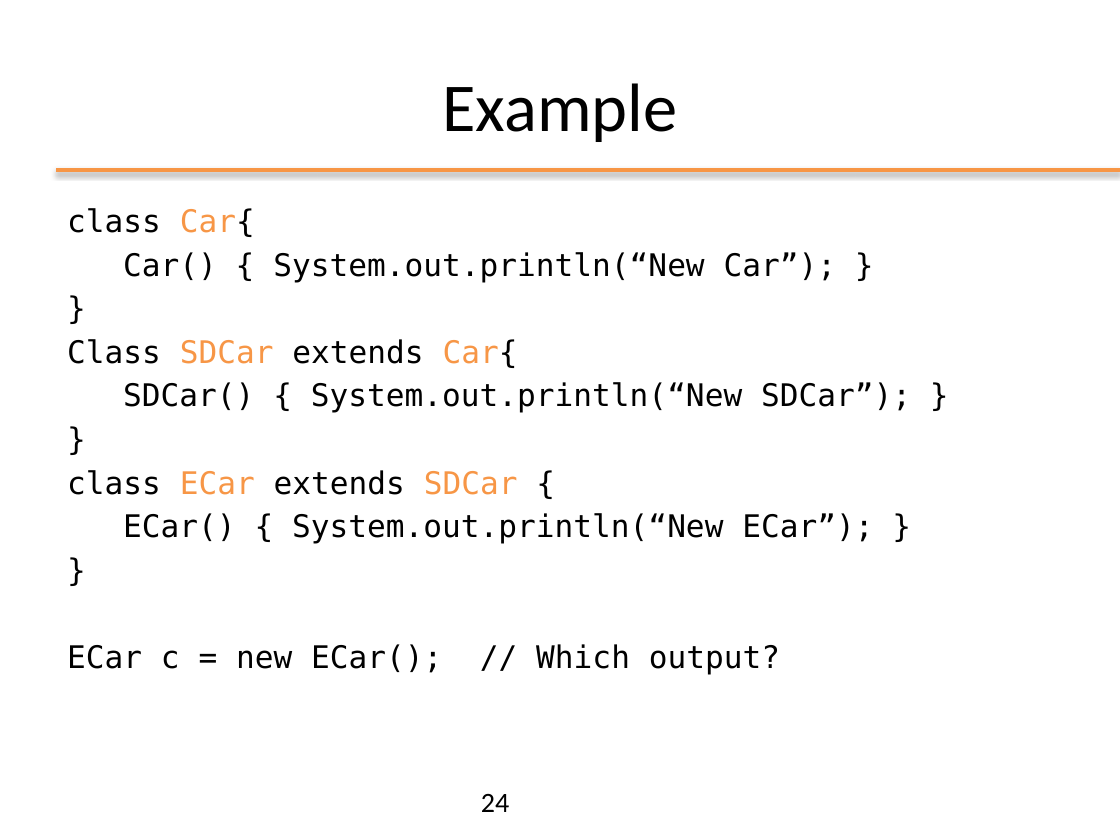
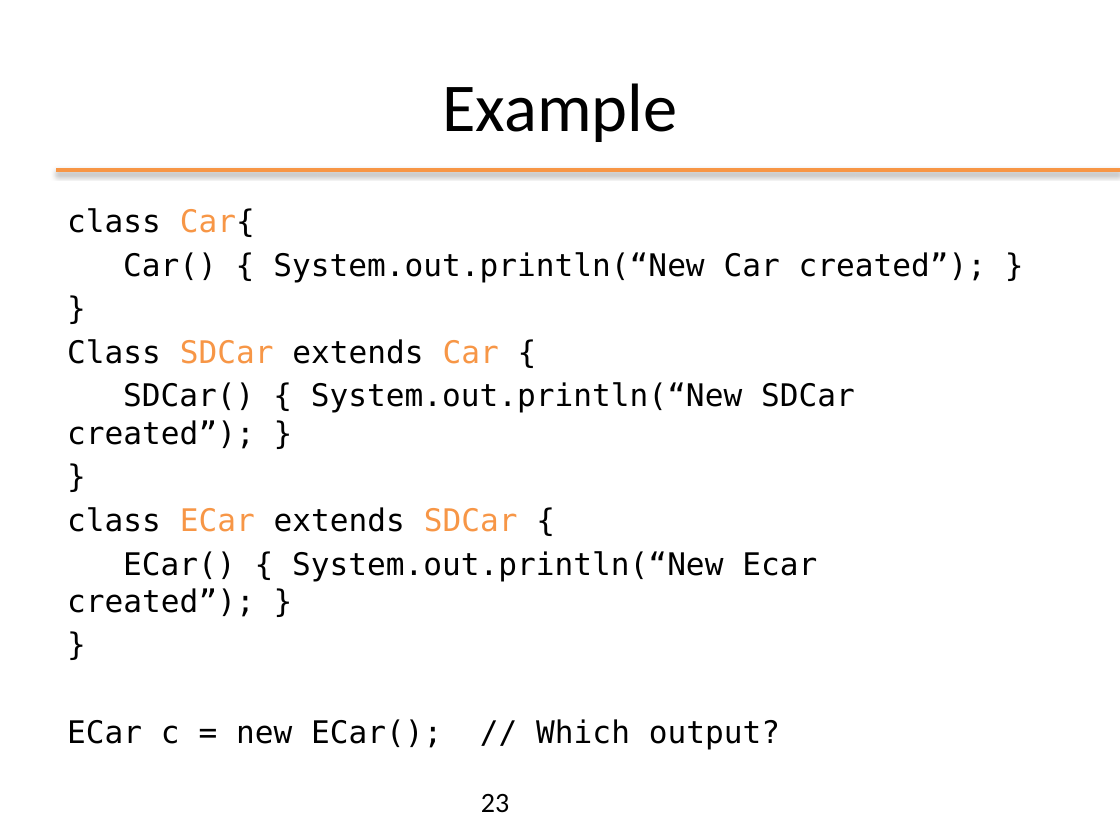
Before and after one commit to matt498/ooprogramming, a slide deck: slide 23 of slides/ppt/03_OOP_Inheritance.pptx (slide 24 before the commit). Drawn at 1120x840 pixels with LibreOffice and Linux fonts; fonts in the diff are those of the drawing; background and template pictures are left out. Boxes give left, top, right and bottom in pixels: in the first picture for what was removed or moved away, otherwise in the second. Text is boxed around its words. In the diff, an @@ line names an element or a change of style, - is before the commit and + after.

```diff
--- a/slides/ppt/03_OOP_Inheritance.pptx
+++ b/slides/ppt/03_OOP_Inheritance.pptx
@@ text at [123,252,987,282]: text changed @@
-Car() { System.out.println(“New Car”); }
+Car() { System.out.println(“New Car created”); }
@@ text at [67,339,855,449]: text changed @@
-Class SDCar extends Car{
-SDCar() { System.out.println(“New SDCar”); }
+Class SDCar extends Car {
+SDCar() { System.out.println(“New SDCar created”); }
@@ text at [67,551,817,617]: text changed @@
-ECar() { System.out.println(“New ECar”); }
+ECar() { System.out.println(“New Ecar created”); }
@@ page number at [481,794,509,813]: text changed @@
-24
+23
```
Also in this commit, not shown: 25 other slides changed, 1 slide added, 1 slide removed, 6 other files.
